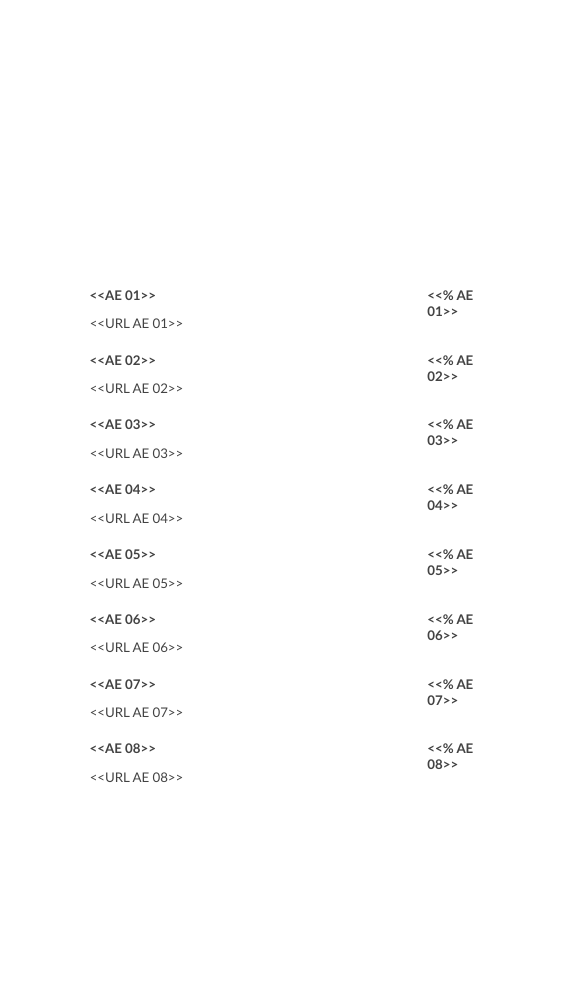
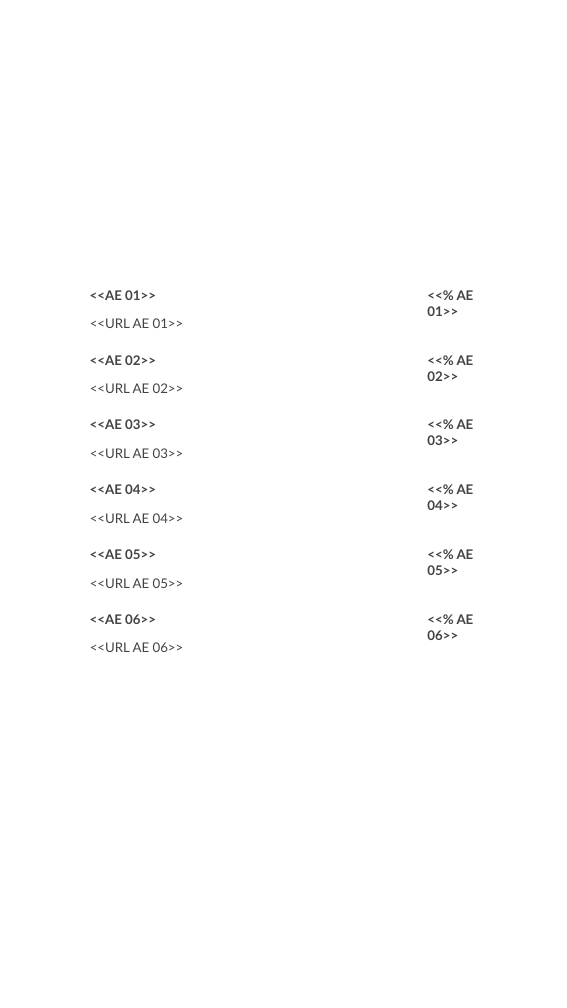
Before and after one commit to gero-educacion/reportgen, a slide deck: slide 4 of assets/Template_Autoconocimiento 2.0 (completo).pptx. Drawn at 567x1008 pixels with LibreOffice and Linux fonts; fonts in the diff are those of the drawing; background and template pictures are left out. Boxes give left, top, right and bottom in pixels: in the first picture for what was removed or moved away, otherwise in the second. Text is boxed around its words. In the diff, an @@ line names an element or a change of style, - is before the commit and + after.

```diff
--- a/assets/Template_Autoconocimiento 2.0 (completo).pptx
+++ b/assets/Template_Autoconocimiento 2.0 (completo).pptx
@@ text removed at bbox=[90, 679, 156, 689] @@
-<<AE 07>>
@@ text removed at bbox=[427, 679, 474, 705] @@
-<<% AE 07>>
@@ text removed at bbox=[90, 707, 184, 717] @@
-<<URL AE 07>>
@@ text removed at bbox=[90, 743, 156, 753] @@
-<<AE 08>>
@@ text removed at bbox=[427, 743, 474, 769] @@
-<<% AE 08>>
@@ text removed at bbox=[90, 772, 184, 782] @@
-<<URL AE 08>>
```
Also in this commit, not shown: 3 other slides changed, 10 other files.
